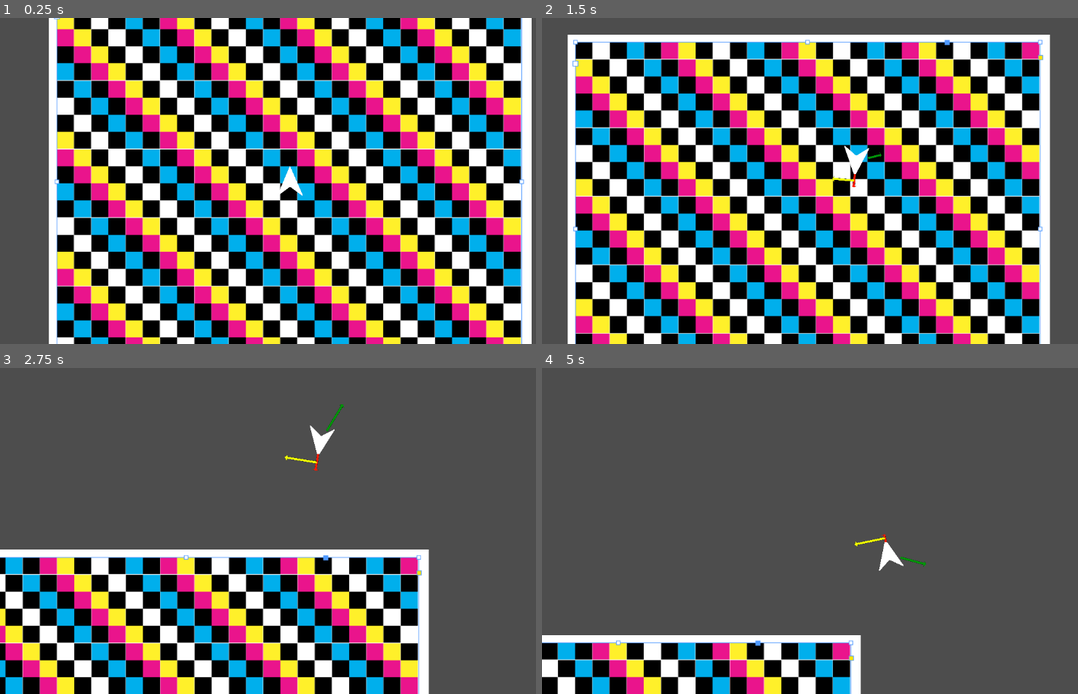
Above: before the commit, frames 1-4 (two rows, left to right).
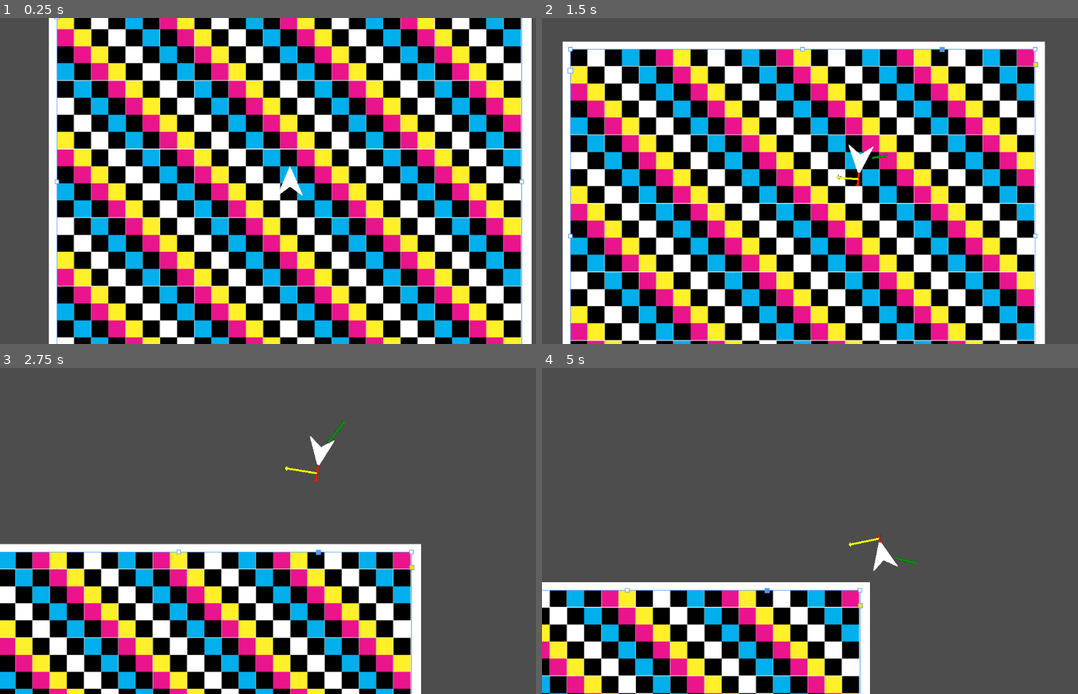
Above: after the commit, the same moments.

Repository: ParadoxArcher/Angle_Advantage
Game: Godot game, scene res://Scenes/GameScene.tscn
The game is run twice, just before and just after one commit, with the same random seed, the same clock (stepped at 60 frames per second) and the same inputs.
Inputs:
- Up to frame 1 (0.25 s): no input
- Up to frame 2 (1.5 s): hold D (RotateRight) 0.53-1.28 s; hold W (Boost) 0.53-1.28 s; hold S (Back) from 1.28 s (still down); tap W (Boost) at 1.35 s
- Up to frame 3 (2.75 s): release S (Back) at 2.03 s; hold D (RotateRight) from 2.03 s (still down); hold W (Boost) from 2.03 s (still down); tap Space (Dodge) at 2.1 s
- Up to frame 4 (5 s): release W (Boost) at 2.78 s; tap W (Boost) at 2.85, 4.55 s; release D (RotateRight) at 3.53 s; hold W (Boost) 3.53-4.28 s; hold A (RotateLeft) from 3.53 s (still down); tap Space (Dodge) at 4.35 s

The runs differ from the first frame. In frame 2, 56% of the frame differs, in the area x 3-95%, y 5-100%; in frame 3, 23%; in frame 4, 20%.

Commit message:
vault backup: 2025-01-14 13:49:36

Diff:
--- a/zProject Files/Godot/Scripts/PlayerScript.gd
+++ b/zProject Files/Godot/Scripts/PlayerScript.gd
@@ -2,11 +2,11 @@
 
 #region Variables
 ## Brake Variables
-@export var BrakeDecelMult = [10, 3] # {0: SpeedDecelMult, 1: RotaDecelMult}
+@export var BrakeDecelMult = [4, 3] # {0: SpeedDecelMult, 1: RotaDecelMult}
 var isBraking = false
 
 ## CounterSteering
-@export var CounterScaler = [1, .5] # {0: CounterAccel, 1: CounterSteer}
+@export var CounterScaler = [.5, .5] # {0: CounterAccel, 1: CounterSteer}
 
 ## Boost Variables
 @export var MaxSpeed = [1000, 1000] # {0: Fluctuating, 1: BaseMaxSpeed} ## Beware DodgeMaxSpeed
@@ -53,8 +53,10 @@
 			BoostDir = Vector2(cos(rotation), sin(rotation)) * (BoostDecay[0] * BoostDecay[2] )
 			BoostDecay[0] -= clampf(BoostDecay[1], 0, BoostDecay[0])
 
-		var CounterAccel = -BoostDir.dot(velocity / MaxSpeed[1]) * CounterScaler[0]
-		AccelRate = SpeedAccel + (SpeedDecel[0] * CounterAccel )
+		var CounterAccel = (-BoostDir.dot(velocity / MaxSpeed[1]) + 1 ) * CounterScaler[0]
+		AccelRate = SpeedAccel + (SpeedDecel[1] * CounterAccel )
+
+
 		print(AccelRate)
 	else:
 		BoostDir = Vector2(0, 0)
Not shown, changed: .obsidian/workspace.json
